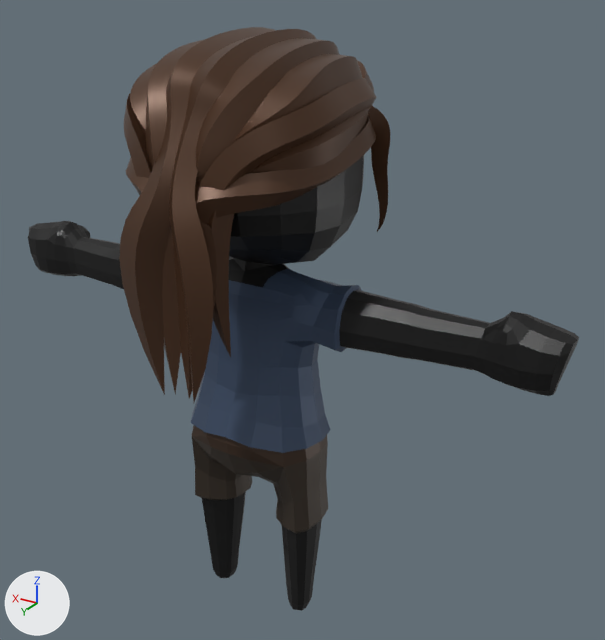
An edit to the glTF model public/assets/characters/female.glb, drawn before and after from the same camera.
One viewpoint serves both versions: a camera (50 mm lens) standing at (-2.28, 3.36, 3.48) and looking at (-0.16, -0.17, 1.72). Lighting does not change. The marker at lower left points along +X, +Y and +Z. The older version comes first. Where no turn or scale is listed for an object, it has been applied to the vertices.

In view in the first picture: 'Body'.
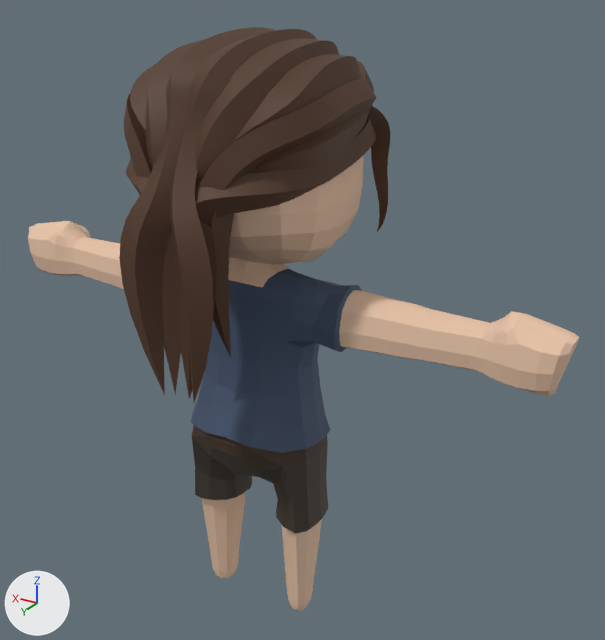
Where the change shows, as pixel boxes [x1, y1, x2, y2] in the pictures (605 x 640 px):
'Body', recoloured, surface changed: [28, 28, 579, 611] in both

Diff of the bpy script that builds the scene:
```diff
--- a/public/assets/characters/female.glb.py
+++ b/public/assets/characters/female.glb.py
@@ mat_skin @@
 mat_skin = principled_material('Skin')
-mat_skin.base_color = (0.0107, 0.0107, 0.0107)  # black #1b1b1b
+mat_skin.base_color = (0.807, 0.552, 0.392)  # beige #e8c4a8
 mat_skin.metallic = 0.4
-mat_skin.roughness = 0.415
+mat_skin.roughness = 0.72
@@ mat_hair @@
 mat_hair.metallic = 0.4
-mat_hair.roughness = 0.415
+mat_hair.roughness = 0.65
```
